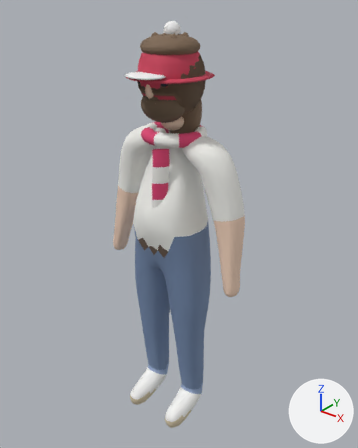
An edit to the glTF model assets/models/v2/h_tee.glb, drawn before and after from the same camera.
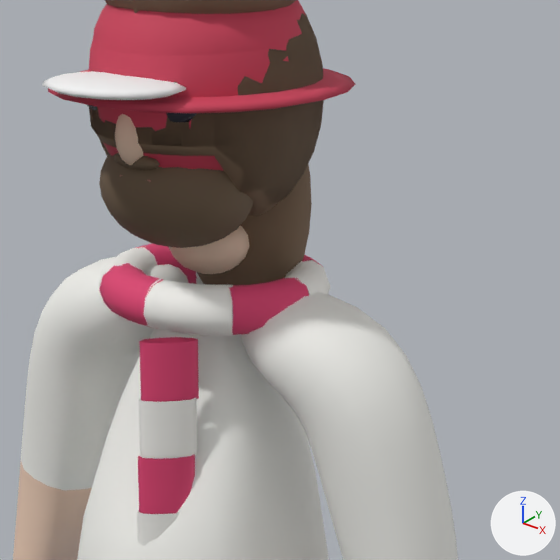
There are two pictures of each version: one whole from a 50 mm lens placed at (1.298, -1.573, 2.008), pointed at (0.009, 0.038, 1.009), one close up on the part from 31% to 77% of the width and 11% to 48% of the height. The axes (+X, +Y, +Z) are drawn at lower right. The lights are the same throughout. The older version's two pictures come first.

Names of what the first close-up shows: 'beard', 'bob', 'body', 'bucket', 'bucketBrim', 'helmet', 'longBack', 'mod', 'scarfTail0', 'scarfTail1', 'scarfTail2', 'scarfWrap6' and 14 more.
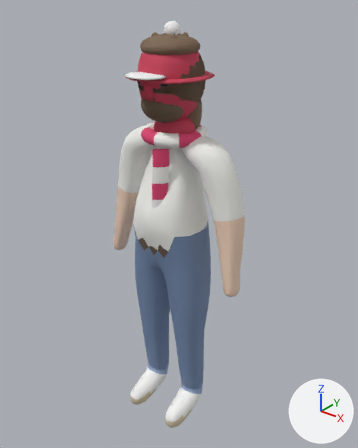
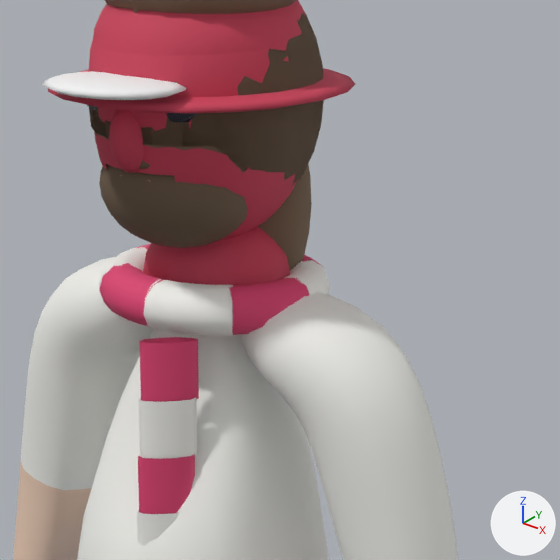
What differs and where, as boxes [x1, y1, x2, y2] in the close-ups (560 x 560 px):
'balaNeck', added (red): after [143, 226, 290, 285]
'balaclava', added (red): after [94, 132, 298, 240]
'balaNose', added (red): after [109, 109, 144, 173]
'bob', unchanged, covered by the edit: before [89, 12, 324, 216]; after [95, 43, 322, 181]
'mod', unchanged, uncovered by the edit: before [151, 43, 323, 204]; after [89, 12, 324, 185]

The change in detail:
Mesh me_balanose is new.
It is a UV sphere (10 segments, 8 rings, poles along z) spanning x -0.0219..0.0219, y -0.1568..-0.097, z 1.5971..1.6753.
It uses material mat_id_14 (red #cb3f59).
Mesh me_balaneck is new.
It is a UV sphere (16 segments, 10 rings, poles along z) spanning x -0.092..0.092, y -0.068..0.111, z 1.372..1.533.
It uses material mat_id_14 (red #cb3f59).
Mesh me_balaclava is new.
It has 526 vertices, 1024 faces and spans x -0.125..0.125, y -0.136..0.135, z 1.496..1.795.
It uses material mat_id_14 (red #cb3f59).
Object 'balaNose' (ob_balanose) is new; it shows me_balanose.
Its location is (0.0, 0.0, 0.0).
Object 'balaNeck' (ob_balaneck) is new; it shows me_balaneck.
Its location is (0.0, 0.0, 0.0).
Object 'balaclava' (ob_balaclava) is new; it shows me_balaclava.
Its location is (0.0, 0.0, 0.0).
